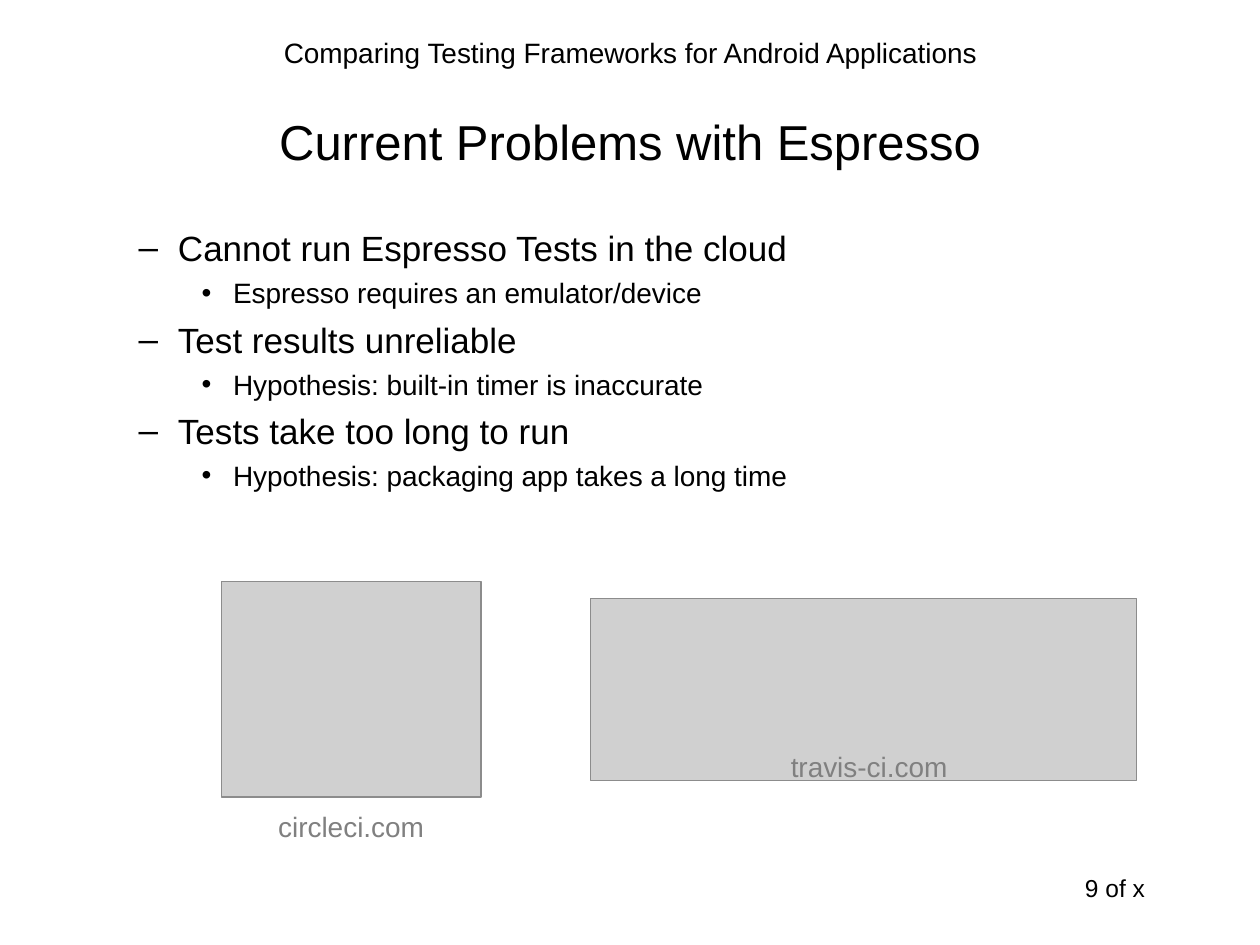
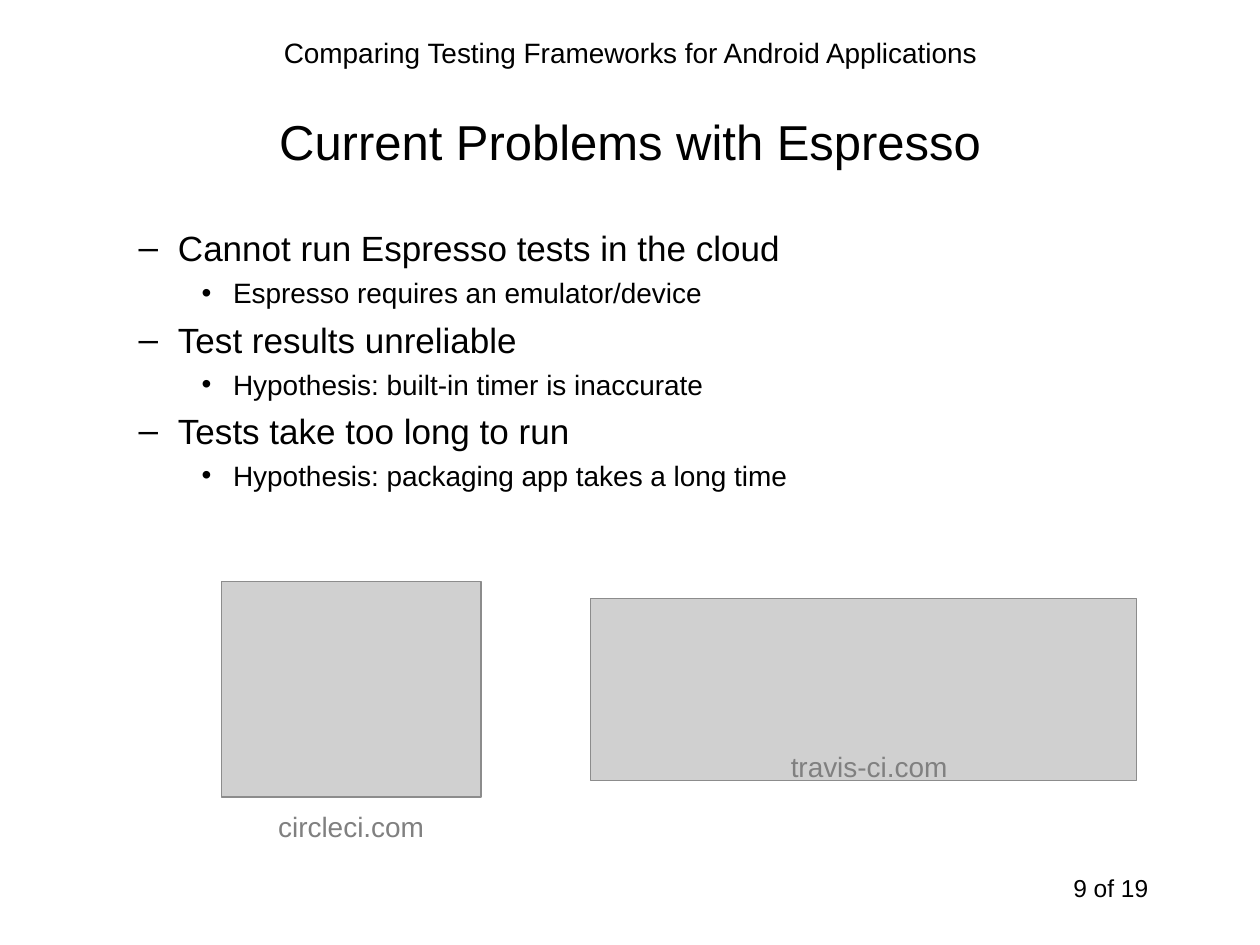
Before and after one commit to sahiljain/tpm, a slide deck: slide 9 of s44jain_tpm.ppt. Drawn at 1260x945 pixels with LibreOffice and Linux fonts; fonts in the diff are those of the drawing; grey boxes stand for pictures. Boxes give left, top, right and bottom in pixels: in the first picture for what was removed or moved away, otherwise in the second. Text is boxed around its words. In the diff, an @@ line names an element or a change of style, - is before the commit and + after.

```diff
--- a/s44jain_tpm.ppt
+++ b/s44jain_tpm.ppt
@@ text at (178, 235, 780, 268): text changed @@
-  – Cannot run Espresso Tests in the cloud
+  – Cannot run Espresso tests in the cloud
@@ page number at (1073, 879, 1148, 898): text changed @@
-9 of x
+9 of 19
```
Also in this commit, not shown: 7 other slides changed.
